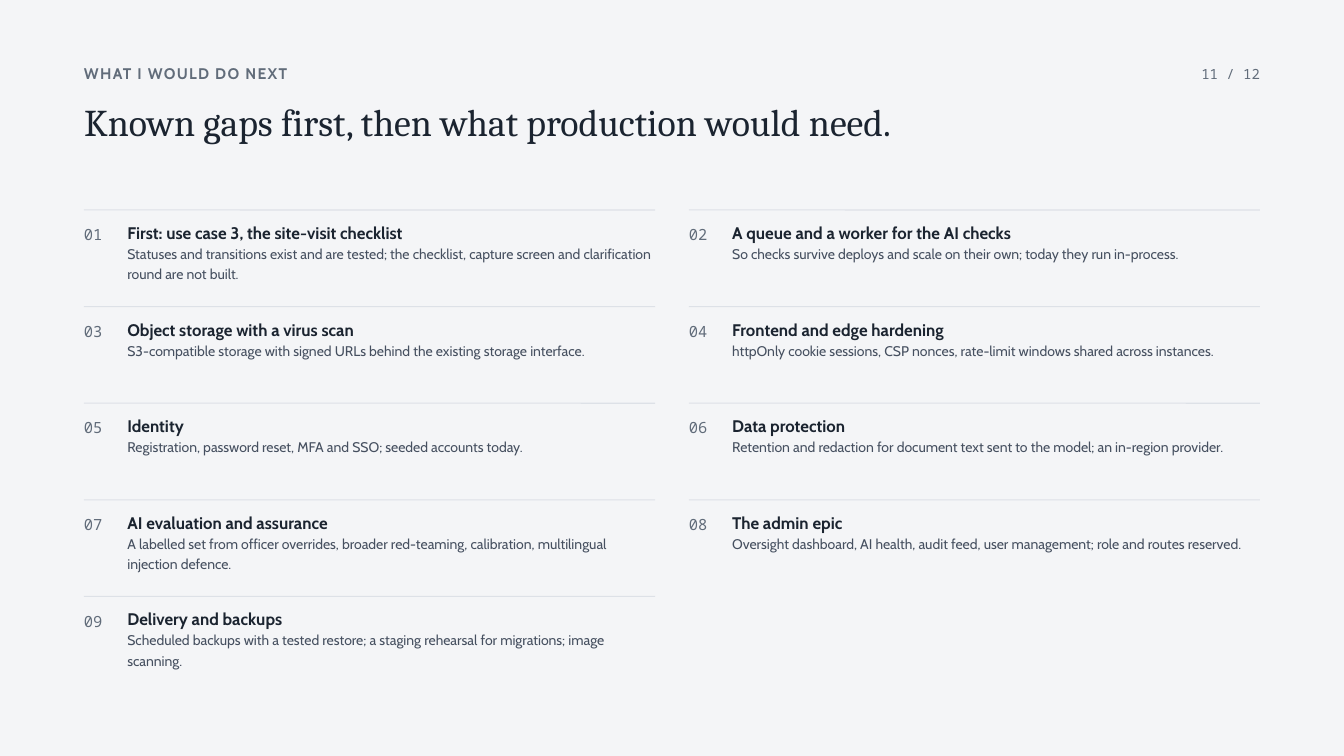
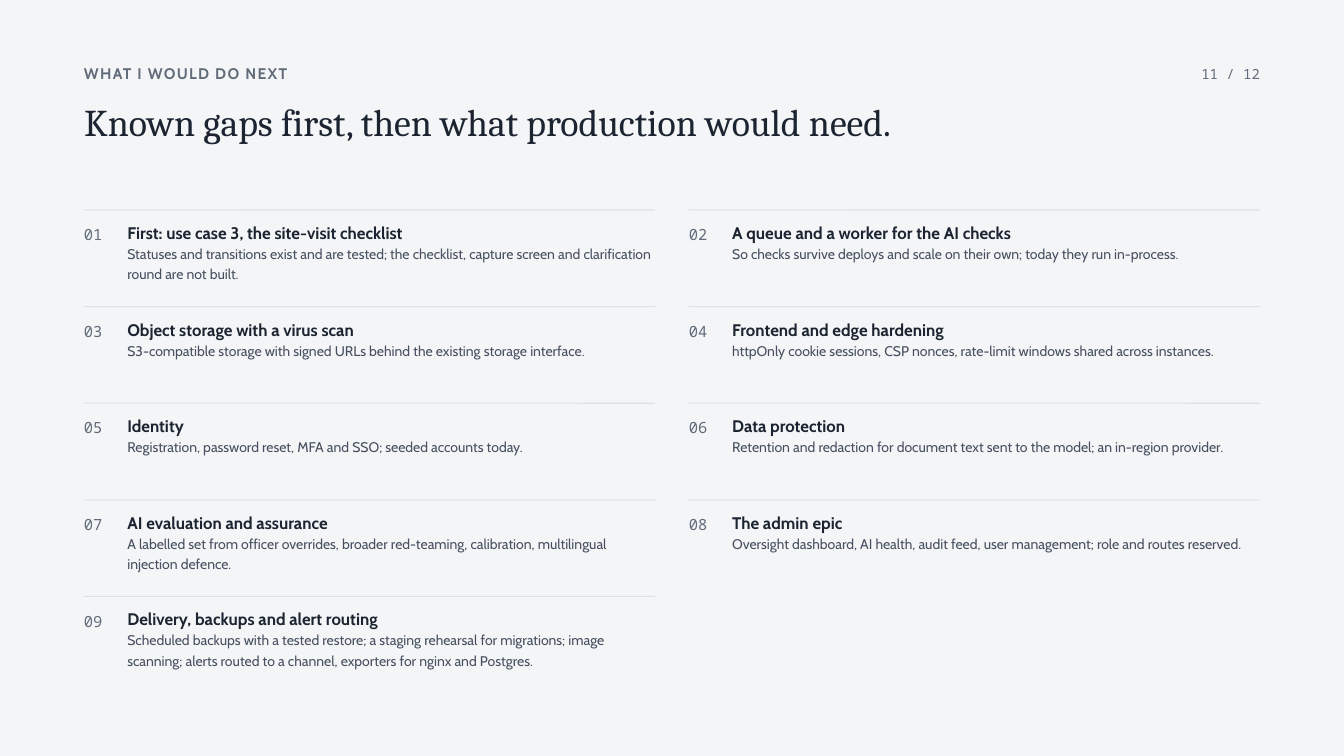
Before and after one commit to SuhaasNv/permitflow, a slide deck: slide 11 of docs/13-debrief/pitch-deck/PermitFlow-pitch.pptx. Drawn at 1344x756 pixels with LibreOffice and Linux fonts; fonts in the diff are those of the drawing. Boxes give left, top, right and bottom in pixels: in the first picture for what was removed or moved away, otherwise in the second. Text is boxed around its words. In the diff, an @@ line names an element or a change of style, - is before the commit and + after.

```diff
--- a/docs/13-debrief/pitch-deck/PermitFlow-pitch.pptx
+++ b/docs/13-debrief/pitch-deck/PermitFlow-pitch.pptx
@@ text at <box>127,612,378,629</box>: text changed @@
-Delivery and backups
+Delivery, backups and alert routing
@@ text at <box>127,634,604,670</box>: text changed @@
-Scheduled backups with a tested restore; a staging rehearsal for migrations; image scanning.
+Scheduled backups with a tested restore; a staging rehearsal for migrations; image scanning; alerts routed to a channel, exporters for nginx and Postgres.
```
Also in this commit, not shown: 2 other slides changed, 21 other files.
